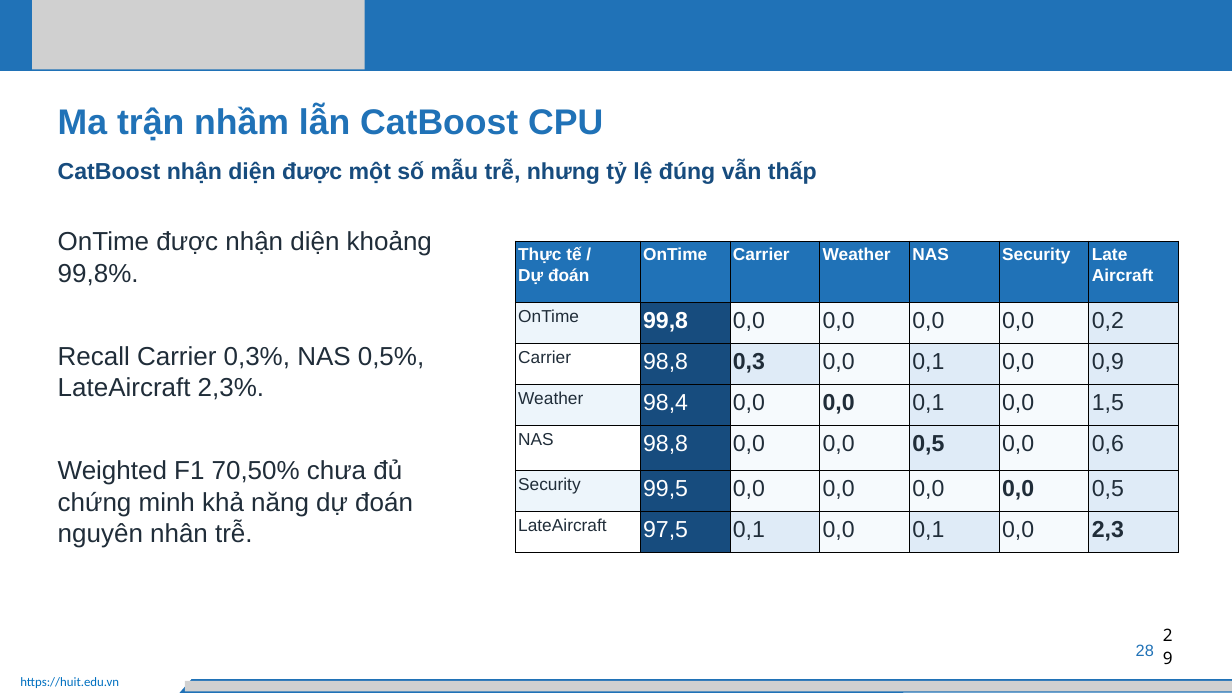
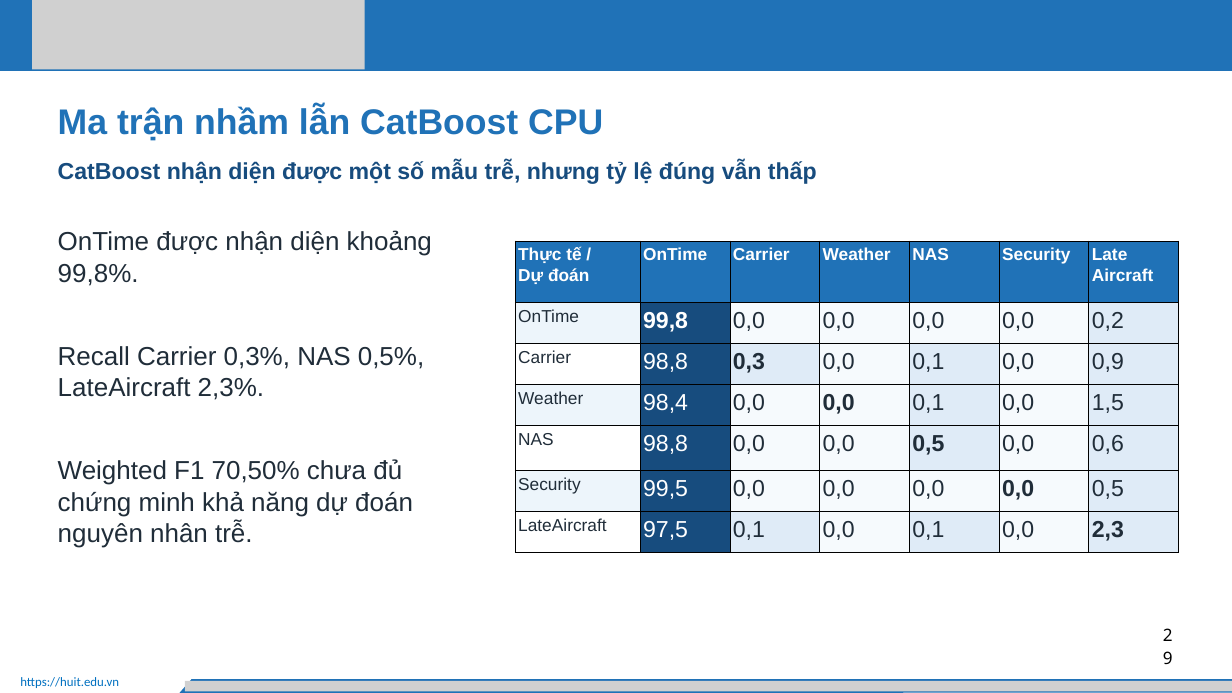
Before and after one commit to Okeydokey8525/BigData, a slide deck: slide 29 of Bao_Cao/Big data_da_chinh_v2.pptx. Drawn at 1232x693 pixels with LibreOffice and Linux fonts; fonts in the diff are those of the drawing; grey boxes stand for pictures. Boxes give left, top, right and bottom in pixels: in the first picture for what was removed or moved away, otherwise in the second. Text is boxed around its words. In the diff, an @@ line names an element or a change of style, - is before the commit and + after.

```diff
--- a/Bao_Cao/Big data_da_chinh_v2.pptx
+++ b/Bao_Cao/Big data_da_chinh_v2.pptx
@@ text removed at box(1136, 644, 1154, 656) @@
-28
```
Also in this commit, not shown: 6 other slides changed, 1 other file.
